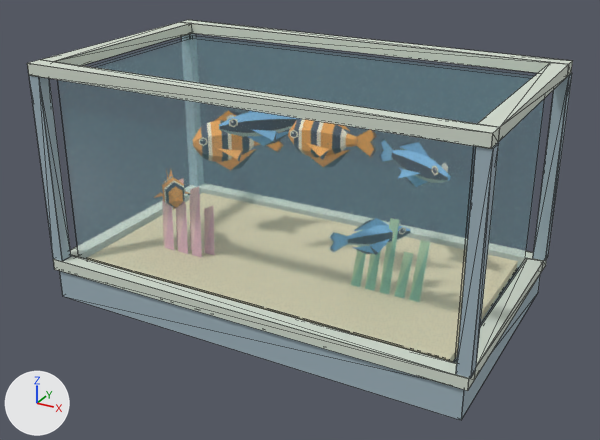
The Blender file assets/fish/lobby_reef.blend as it was, and as the next commit left it.
One viewpoint serves both versions: a camera (50 mm lens) standing at (2.92, -5.33, 3.33) and looking at (0.04, -0.1, 0.72). Arrows for +X, +Y and +Z are at lower left; the lights stay in place. The picture after the commit comes second. Mesh edges are drawn as thin lines.

Names of what the first picture shows: 'Hylian_Reef_Aquarium', 'Water panes'.
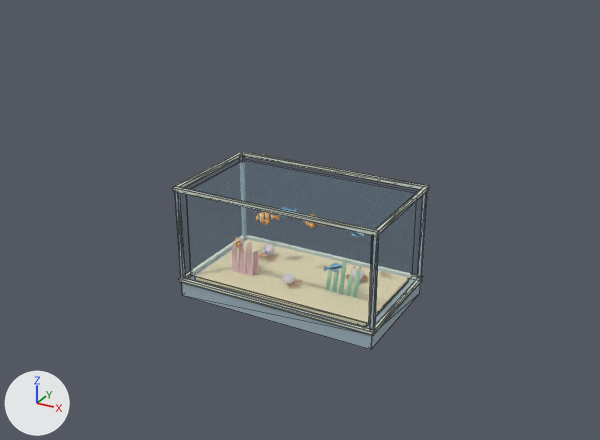
What the commit changed:
me_hylian_reef_aquarium is used by ob_hylian_reef_aquarium; location (0.0, 0.0, 0.0).
me_hylian_reef_aquarium had 585 vertices, 195 faces and spanned x -1.75..1.75, y -1.0..1.0, z 0.0..1.94.
me_hylian_reef_aquarium now has 585 vertices, 195 faces and spans x -1.74..1.74, y -1.0..1.0, z 0.0..1.91.
me_hylian_reef_aquarium part 1: 396 of 585 vertices moved; they spanned x -1.75..1.75, y -1.0..1.0, z 0.25..1.94 and now span x -1.74..1.74, y -1.0..1.0, z 0.25..1.91; mean shift (0.0, 0.0, -0.02); largest move (-1.61, 0.87, 1.94) -> (-1.68, 0.94, 1.91).
In object 'Hylian_Reef_Aquarium' (ob_hylian_reef_aquarium), parent is now set to ob_lobbyreefscale_50percent.
In object 'Water panes' (ob_water_panes), parent is now set to ob_lobbyreefscale_50percent.
Object 'LobbyReefScale_50percent' (ob_lobbyreefscale_50percent) is new.
Its location is (0.0, 0.0, 0.0).
Its scale is (0.5, 0.5, 0.5).

What differs and where, as boxes [x1, y1, x2, y2] in the pictures (600 x 440 px; the box of a moved part takes in the faces that stretch with it):
'Water panes', moved: before [57, 36, 545, 362]; after [186, 159, 417, 324]
'Hylian_Reef_Aquarium', reshaped, moved (53% narrower, 50% shorter): before [27, 20, 573, 420]; after [173, 151, 429, 349]
part 1 of me_hylian_reef_aquarium, moved or reshaped: before [27, 20, 573, 391]; after [173, 151, 429, 336]
